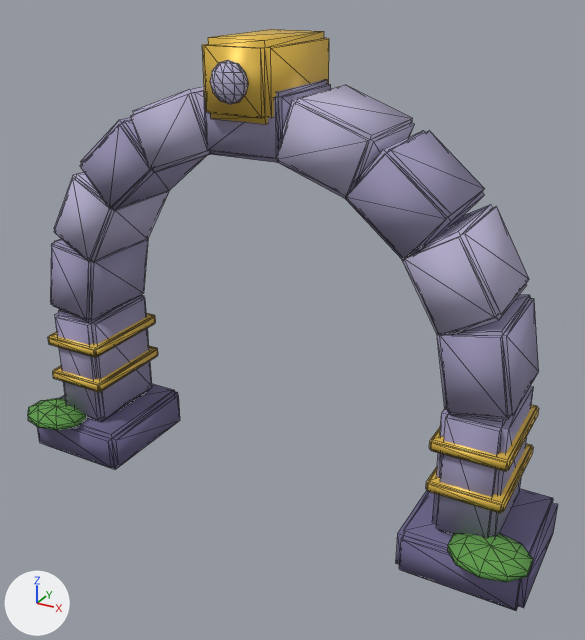
The glTF model game/assets/modelos/cenario/porta-arco.glb as it was, and as the next commit left it.
Rendered twice from a 50 mm camera at (1.93, -3.29, 2.7) aimed at (0.15, -0.05, 1.07). The axes (+X, +Y, +Z) are drawn at lower left. The lights are the same throughout. The picture after the commit comes second. Mesh edges are drawn as thin lines.

The older version as bpy lines, for what is in view:
```python
me_portaarco = bpy.data.meshes.new('PortaArco')
me_portaarco.from_pydata(...)  # 712 vertices, 1340 faces; spans x -1.48..1.48, y -0.45..0.33, z 0.0..2.41
# faces by material slot: [120, 420, 300, 160, 340]
me_portaarco.materials.append(mat_pedra_esc)  # blue #6f6890
me_portaarco.materials.append(mat_pedra)  # greyish blue #9a93b5
me_portaarco.materials.append(mat_faixa)  # yellow #ebc24e
me_portaarco.materials.append(mat_d_musgo)  # green #5e9c4a
me_portaarco.materials.append(mat_pedra_cl)  # pale blue #b9b2d2
ob_portaarco = bpy.data.objects.new('PortaArco', me_portaarco)
ob_portaarco.location = (0.0, 0.0, 0.0)
```
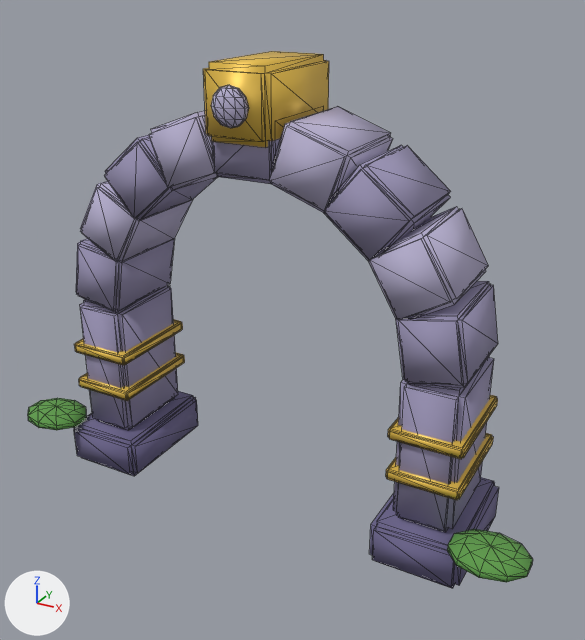
What differs and where, as boxes [x1, y1, x2, y2] in the pictures (585 x 640 px; the box of a moved part takes in the faces that stretch with it):
'PortaArco', reshaped (8% shorter): before [28, 29, 558, 611]; after [28, 51, 533, 588]
part 1 of me_portaarco, moved or reshaped: before [37, 384, 180, 469]; after [74, 391, 198, 476]
part 2 of me_portaarco, moved or reshaped: before [396, 489, 558, 611]; after [369, 477, 499, 588]
part 3 of me_portaarco, moved or reshaped: before [55, 295, 152, 422]; after [80, 285, 178, 430]
part 4 of me_portaarco, moved or reshaped: before [432, 386, 534, 538]; after [393, 355, 494, 532]
part 5 of me_portaarco, moved or reshaped: before [437, 295, 539, 419]; after [396, 281, 498, 388]
part 6 of me_portaarco, moved or reshaped: before [346, 130, 485, 260]; after [323, 145, 451, 261]
part 7 of me_portaarco, moved or reshaped: before [204, 80, 331, 163]; after [212, 139, 280, 184]
part 8 of me_portaarco, moved or reshaped: before [80, 117, 206, 211]; after [104, 135, 218, 220]
part 9 of me_portaarco, moved or reshaped: before [50, 239, 148, 322]; after [76, 238, 175, 313]
part 10 of me_portaarco, moved or reshaped: before [53, 346, 158, 392]; after [79, 353, 185, 401]
part 11 of me_portaarco, moved or reshaped: before [48, 313, 156, 358]; after [74, 319, 183, 365]
part 12 of me_portaarco, moved or reshaped: before [426, 444, 534, 513]; after [386, 433, 493, 500]
part 13 of me_portaarco, moved or reshaped: before [429, 405, 539, 471]; after [388, 395, 498, 459]
part 14 of me_portaarco, moved or reshaped: before [202, 29, 329, 124]; after [203, 51, 329, 147]
part 15 of me_portaarco, moved or reshaped: before [403, 204, 529, 335]; after [368, 206, 488, 320]
part 16 of me_portaarco, moved or reshaped: before [276, 85, 415, 200]; after [269, 106, 393, 212]
part 17 of me_portaarco, moved or reshaped: before [131, 86, 211, 172]; after [149, 111, 218, 190]
part 18 of me_portaarco, moved or reshaped: before [54, 172, 169, 262]; after [80, 181, 193, 262]
part 19 of me_portaarco, moved or reshaped: before [210, 60, 248, 104]; after [211, 85, 249, 128]

Edits to the bpy script that builds the scene:
```text
Change me_portaarco:
    remove me_portaarco.from_pydata(...)  # 712 vertices, 1340 faces; spans x -1.48..1.48, y -0.45..0.33, z 0.0..2.41
    add me_portaarco.from_pydata(...)  # 712 vertices, 1340 faces; spans x -1.48..1.48, y -0.45..0.33, z 0.0..2.31
    me_portaarco part 1: the loose piece of 32 vertices spanning x -1.48..-0.86, y -0.33..0.33, z 0.0..0.24 is scaled about its middle by (0.722, 1, 1), then moved by (0.22, 0.0, 0.0)
    me_portaarco part 2: the loose piece of 32 vertices spanning x 0.86..1.48, y -0.33..0.33, z 0.0..0.24 is scaled about its middle by (0.722, 1, 1), then moved by (-0.22, 0.0, 0.0)
    me_portaarco part 3: the loose piece of 32 vertices spanning x -1.3..-1.0, y -0.25..0.25, z 0.24..0.9 is scaled about its middle by (1, 1, 1.16), then moved by (0.2, 0.0, 0.05)
    me_portaarco part 4: the loose piece of 32 vertices spanning x 1.0..1.3, y -0.25..0.25, z 0.24..0.9 is scaled about its middle by (1, 1, 1.16), then moved by (-0.2, 0.0, 0.05)
    me_portaarco part 5: the loose piece of 32 vertices spanning x 0.95..1.31, y -0.25..0.25, z 0.88..1.32 is scaled about its middle by (0.99, 1, 0.815), then moved by (-0.2, 0.0, 0.07)
    me_portaarco part 6: the loose piece of 32 vertices spanning x 0.5..0.98, y -0.25..0.25, z 1.55..2.01 is multiplied about its middle by the matrix ((0.89, 0.0, 0.092), (0.0, 1.0, 0.0), (0.092, 0.0, 0.923)), then moved by (-0.13, 0.0, -0.05)
    me_portaarco part 7: the loose piece of 32 vertices spanning x -0.2..0.2, y -0.25..0.25, z 1.9..2.2 is scaled about its middle by (0.812, 1, 1), then moved by (0.0, 0.0, -0.1)
    me_portaarco part 8: the loose piece of 32 vertices spanning x -0.98..-0.5, y -0.25..0.25, z 1.55..2.01 is multiplied about its middle by the matrix ((0.89, 0.0, -0.092), (0.0, 1.0, 0.0), (-0.092, 0.0, 0.923)), then moved by (0.13, 0.0, -0.05)
    me_portaarco part 9: the loose piece of 32 vertices spanning x -1.31..-0.95, y -0.25..0.25, z 0.88..1.32 is scaled about its middle by (0.99, 1, 0.815), then moved by (0.2, 0.0, 0.07)
    me_portaarco part 10: the loose piece of 32 vertices spanning x -1.33..-0.97, y -0.28..0.28, z 0.47..0.53 is moved by (0.2, 0.0, 0.0)
    me_portaarco part 11: the loose piece of 32 vertices spanning x -1.33..-0.97, y -0.28..0.28, z 0.69..0.75 is moved by (0.2, 0.0, 0.0)
    me_portaarco part 12: the loose piece of 32 vertices spanning x 0.97..1.33, y -0.28..0.28, z 0.47..0.53 is moved by (-0.2, 0.0, 0.0)
    me_portaarco part 13: the loose piece of 32 vertices spanning x 0.97..1.33, y -0.28..0.28, z 0.69..0.75 is moved by (-0.2, 0.0, 0.0)
    me_portaarco part 14: the loose piece of 32 vertices spanning x -0.17..0.17, y -0.3..0.3, z 2.07..2.41 is moved by (0.0, 0.0, -0.1)
    me_portaarco part 15: the loose piece of 32 vertices spanning x 0.78..1.22, y -0.25..0.25, z 1.24..1.71 is multiplied about its middle by the matrix ((0.953, 0.0, 0.081), (0.0, 1.0, 0.0), (0.081, 0.0, 0.859)), then moved by (-0.17, 0.0, 0.0)
    me_portaarco part 16: the loose piece of 32 vertices spanning x 0.16..0.63, y -0.25..0.25, z 1.78..2.18 is multiplied about its middle by the matrix ((0.834, 0.0, 0.06), (0.0, 1.0, 0.0), (0.06, 0.0, 0.978)), then moved by (-0.07, 0.0, -0.09)
    me_portaarco part 17: the loose piece of 32 vertices spanning x -0.63..-0.16, y -0.25..0.25, z 1.78..2.18 is multiplied about its middle by the matrix ((0.834, 0.0, -0.06), (0.0, 1.0, 0.0), (-0.06, 0.0, 0.978)), then moved by (0.07, 0.0, -0.09)
    me_portaarco part 18: the loose piece of 32 vertices spanning x -1.22..-0.78, y -0.25..0.25, z 1.24..1.71 is multiplied about its middle by the matrix ((0.953, 0.0, -0.081), (0.0, 1.0, 0.0), (-0.081, 0.0, 0.859)), then moved by (0.17, 0.0, 0.0)
    me_portaarco part 19: the loose piece of 52 vertices spanning x -0.09..0.09, y -0.38..-0.28, z 2.15..2.33 is moved by (0.0, 0.0, -0.1)
```
